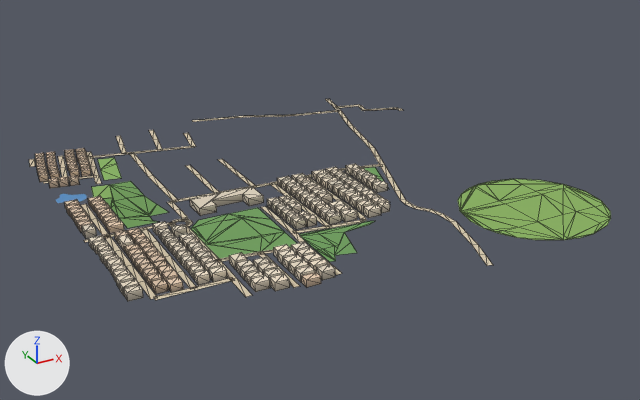
Before and after pictures for a commit that changed the glTF model public/assets/bengaluru-region-v1/tiles/t31_-30-l1.glb.
Both versions are drawn from a camera (50 mm lens) standing at (15334.0, -15537.0, 369.0) and looking at (15758.0, -14766.0, -17.0). Lighting does not change. The marker at lower left points along +X, +Y and +Z. The older version comes first. Mesh edges are drawn as thin lines on the coarser meshes. Vertices at exactly the same position are counted once.

Script lines for the objects in view, before the commit:
```python
me_building = bpy.data.meshes.new('building')
me_building.from_pydata(...)  # 1418 vertices, 1775 faces; spans x -3.0..315.0, y 45.0..461.0, z 0.0..8.0
me_building.materials.append(mat_building)
me_ground = bpy.data.meshes.new('ground')
me_ground.from_pydata(...)  # 514 vertices, 494 faces; spans x -3.0..495.0, y -1.0..503.0, z 1.0
me_ground.materials.append(mat_ground)
# before: 10 (282.0, 482.0, 1.0) at pixel (244, 117), 12 (249.0, 490.0, 1.0) at pixel (218, 119), 13 (250.0, 495.0, 1.0) at pixel (217, 118), 14 (216.0, 497.0, 1.0) at pixel (192, 121), 15 (217.0, 503.0, 1.0) at pixel (192, 120)
# before: 88 (443.0, 457.0, 1.0) at pixel (359, 104), 89 (437.0, 451.0, 1.0) at pixel (358, 106), 466 (419.0, 499.0, 1.0) at pixel (329, 98), 467 (414.0, 501.0, 1.0) at pixel (325, 99)
# before: 348 (-3.0, 437.0, 1.0) at pixel (29, 166), 349 (3.0, 436.0, 1.0) at pixel (35, 166), 350 (1.0, 461.0, 1.0) at pixel (29, 159), 351 (7.0, 460.0, 1.0) at pixel (34, 158)
# before: 508 (317.0, 37.0, 1.0) at pixel (478, 244), 509 (311.0, 39.0, 1.0) at pixel (472, 245), 510 (310.0, 18.0, 1.0) at pixel (485, 254), 511 (305.0, 20.0, 1.0) at pixel (479, 255), 512 (304.0, -1.0, 1.0) at pixel (493, 265)
# before: 513 (298.0, 1.0, 1.0) at pixel (486, 265)
ob_building = bpy.data.objects.new('building', me_building)
ob_building.location = (15500.0, -15000.0, 0.0)
ob_ground = bpy.data.objects.new('ground', me_ground)
ob_ground.location = (15500.0, -15000.0, 0.0)
```
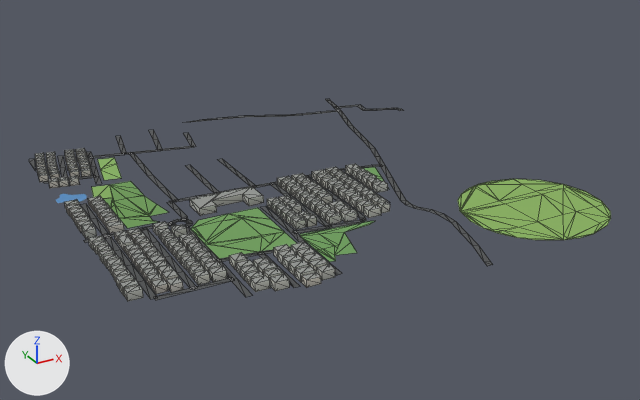
What differs and where, as boxes (x1, y1, x2, y2) in the pictures (640 x 400 px; the box of a moved part takes in the faces that stretch with it):
part 1 of me_building, recoloured (darker): (35, 148, 390, 297) in both
part 2 of me_ground, reshaped: before (192, 116, 244, 122); after (184, 116, 244, 123)
part 3 of me_ground, moved or reshaped: (326, 99, 365, 110) in both
part 4 of me_ground, reshaped: before (29, 159, 35, 167); after (29, 159, 36, 171)
part 5 of me_ground, moved or reshaped: (472, 245, 493, 266) in both
part 6 of me_ground, recoloured: (43, 99, 478, 300) in both

Diff of the bpy script that builds the scene:
```diff
--- a/public/assets/bengaluru-region-v1/tiles/t31_-30-l1.glb.py
+++ b/public/assets/bengaluru-region-v1/tiles/t31_-30-l1.glb.py
@@ me_building @@
 # used by ob_building; location = (15500.0, -15000.0, 0.0)
-me_building.from_pydata(...)  # 1418 vertices, 1775 faces; spans x -3.0..315.0, y 45.0..461.0, z 0.0..8.0
+me_building.from_pydata(...)  # 1418 vertices, 2132 faces; spans x -3.0..315.0, y 45.0..461.0, z 0.0..8.0
+# me_building part 1: 1775 kept faces spanning x -3.0..315.0, y 45.0..461.0, z 0.0..8.0 get new vertex colours
+# edits to the shape of me_building do not show in these pictures
 me_building.materials.append(mat_building)
@@ me_ground @@
 # used by ob_ground; location = (15500.0, -15000.0, 0.0)
 # verts and faces of me_ground; kept vertices keep their numbers, new ones are numbered from 514
-me_ground.from_pydata(...)  # 514 vertices, 494 faces; spans x -3.0..495.0, y -1.0..503.0, z 1.0
+me_ground.from_pydata(...)  # 518 vertices, 498 faces; spans x 0.0..495.0, y 0.0..500.0, z 1.0
+# me_ground part 2
+delete_vertices([12, 14])  # with the faces that use them
+verts[13] = (249.0, 496.0, 1.0)  # moved, pixel (216, 118)
+verts[15] = (230.0, 500.0, 1.0)  # moved, pixel (202, 119)
+verts[514] = (247.0, 490.0, 1.0)  # pixel (217, 119)
+verts[515] = (213.0, 500.0, 1.0)  # pixel (189, 121)
+verts[516] = (212.0, 498.0, 1.0)  # pixel (190, 122)
+verts[517] = (203.0, 500.0, 1.0)  # pixel (182, 122)
+faces += [(10, 13, 514), (13, 15, 514), (15, 515, 514), (514, 515, 516), (515, 517, 516)]
+# me_ground part 3
+verts[89] = (436.0, 452.0, 1.0)  # moved, pixel (357, 106)
+verts[88] = (443.0, 456.0, 1.0)  # moved, pixel (360, 104)
+verts[466] = (420.0, 500.0, 1.0)  # moved, pixel (329, 98)
+verts[467] = (413.0, 500.0, 1.0)  # moved, pixel (325, 99)
+# me_ground part 4
+delete_vertices([348, 349])  # with the faces that use them
+verts[518] = (0.0, 420.0, 1.0)  # pixel (35, 171)
+verts[519] = (0.0, 422.0, 1.0)  # pixel (35, 170)
+verts[520] = (0.0, 422.0, 1.0)  # pixel (35, 170)
+verts[521] = (0.0, 453.0, 1.0)  # pixel (29, 161)
+faces += [(518, 519, 520), (519, 521, 520), (351, 521, 519), (350, 521, 351)]
+# me_ground part 5
+delete_vertices([*range(510, 514)])  # with the faces that use them
+verts[522] = (301.0, 8.0, 1.0)  # pixel (483, 261)
+verts[523] = (306.0, 6.0, 1.0)  # pixel (490, 261)
+verts[524] = (304.0, 0.0, 1.0)  # pixel (492, 264)
+verts[525] = (298.0, 0.0, 1.0)  # pixel (487, 266)
+faces += [(508, 509, 522), (508, 522, 523), (522, 524, 523), (522, 525, 524)]
+# me_ground part 6: 293 kept faces spanning x 0.0..482.0, y 37.0..500.0, z 1.0 get new vertex colours; the middle colour goes from beige #d7c9ae to dark grey #535556
 me_ground.materials.append(mat_ground)
```
